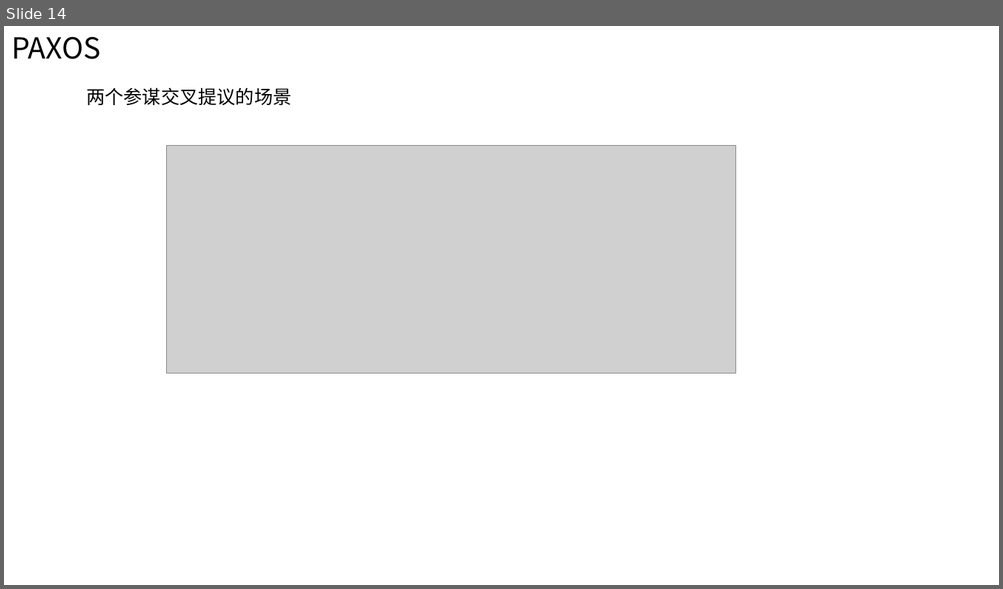
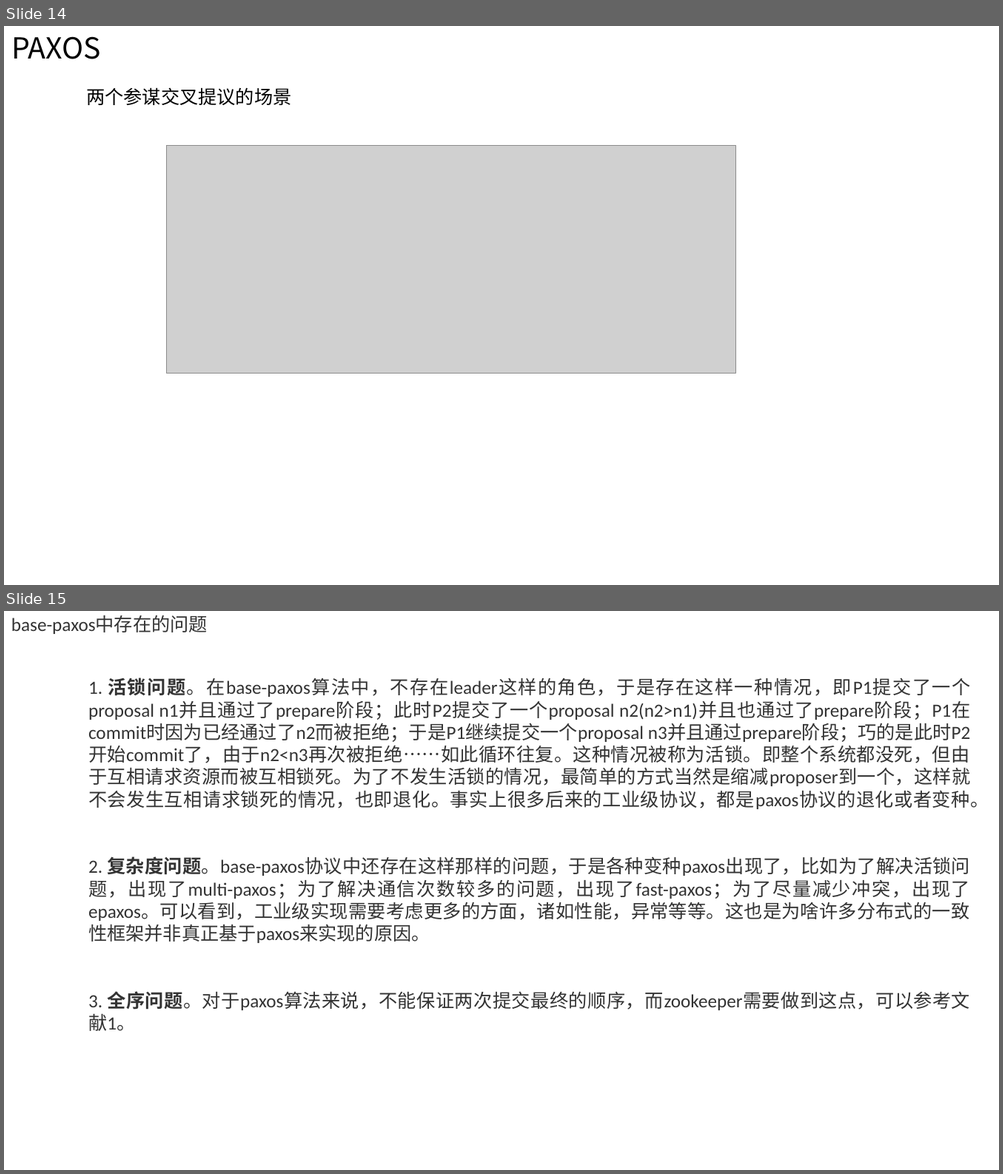
Before and after one commit to wscncxy/saiDOC, a slide deck: 分布式事务beta0.7.pptx. Shown one above the other, each under a label of ours: slide 14 before the commit, slides 14 and 15 after it. The pictures are 1003x589 and 1003x1174 pixels, drawn with LibreOffice and Linux fonts; fonts in the diff are those of the drawing; grey boxes stand for pictures; background and template pictures are left out. Boxes give left, top, right and bottom in pixels: in the first picture for what was removed or moved away, otherwise in the second. Text is boxed around its words. In the diff, an @@ line names an element or a change of style, - is before the commit and + after.

```diff
--- a/分布式事务beta0.7.pptx
+++ b/分布式事务beta0.7.pptx
@@ slide 15 added at (4,611,999,1170), background picture (left out) @@
@@ text added at (11,616,208,634), 18 pt, text #333333 @@
+base-paxos中存在的问题
@@ text added at (88,678,988,1031), 18 pt, text #333333 @@
+1. 活锁问题。在base-paxos算法中，不存在leader这样的角色，于是存在这样一种情况，即P1提交了一个proposal n1并且通过了prepare阶段；此时P2提交了一个proposal n2(n2>n1)并且也通过了prepare阶段；P1在commit时因为已经通过了n2而被拒绝；于是P1继续提交一个proposal n3并且通过prepare阶段；巧的是此时P2开始commit了，由于n2<n3再次被拒绝……如此循环往复。这种情况被称为活锁。即整个系统都没死，但由于互相请求资源而被互相锁死。为了不发生活锁的情况，最简单的方式当然是缩减proposer到一个，这样就不会发生互相请求锁死的情况，也即退化。事实上很多后来的工业级协议，都是paxos协议的退化或者变种。
+2. 复杂度问题。base-paxos协议中还存在这样那样的问题，于是各种变种paxos出现了，比如为了解决活锁问题，出现了multi-paxos；为了解决通信次数较多的问题，出现了fast-paxos；为了尽量减少冲突，出现了epaxos。可以看到，工业级实现需要考虑更多的方面，诸如性能，异常等等。这也是为啥许多分布式的一致性框架并非真正基于paxos来实现的原因。
+3. 全序问题。对于paxos算法来说，不能保证两次提交最终的顺序，而zookeeper需要做到这点，可以参考文献1。
```
Also in this commit, not shown: 1 other slide added, 1 slide removed, 1 other file.
